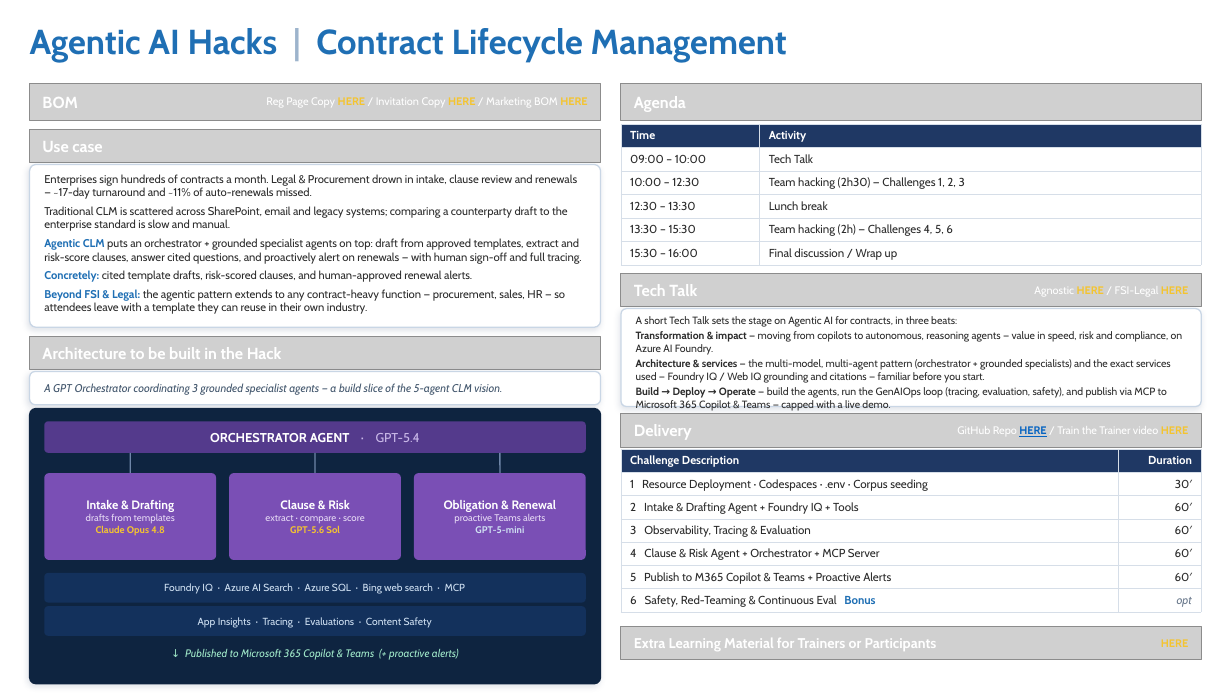
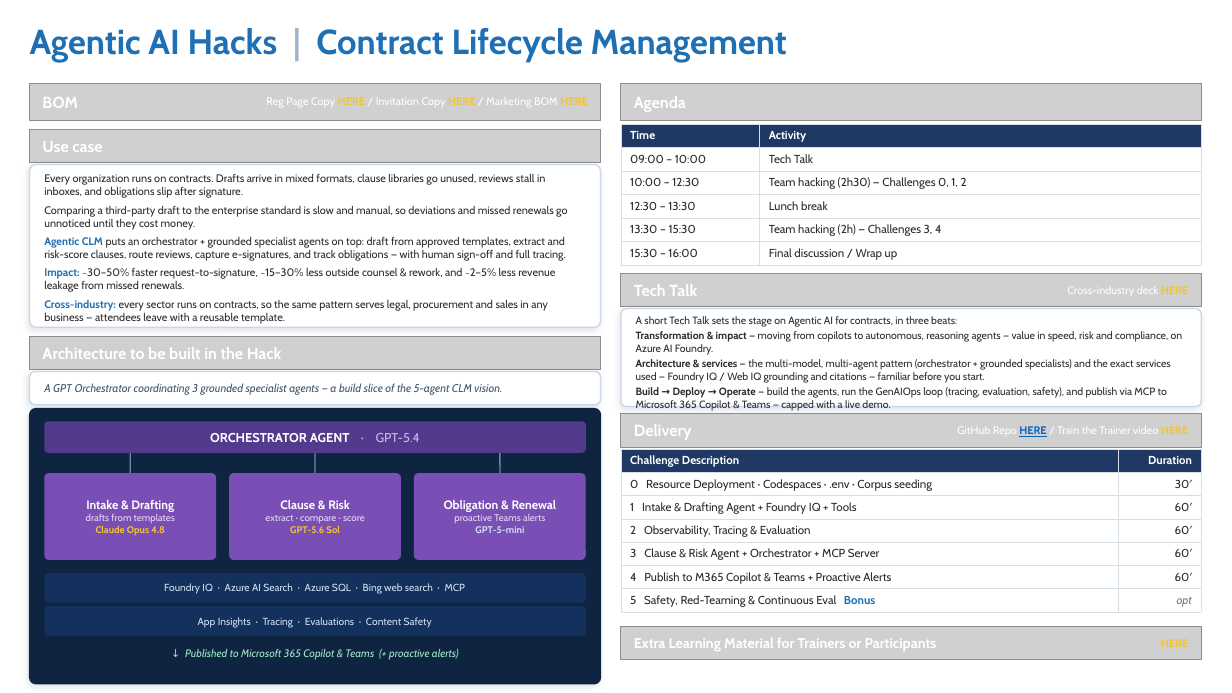
Before and after one commit to glejdis/microhack-aiagents, a slide deck: slide 1 of docs/marketing/CLM-Microhack-BOM.pptx. Drawn at 1232x693 pixels with LibreOffice and Linux fonts; fonts in the diff are those of the drawing; grey boxes stand for pictures; background and template pictures are left out. Boxes give left, top, right and bottom in pixels: in the first picture for what was removed or moved away, otherwise in the second. Text is boxed around its words. In the diff, an @@ line names an element or a change of style, - is before the commit and + after.

```diff
--- a/docs/marketing/CLM-Microhack-BOM.pptx
+++ b/docs/marketing/CLM-Microhack-BOM.pptx
@@ table at <box>621,124,1202,264</box> @@
-row 3, column 2: Team hacking (2h30) — Challenges 1, 2, 3
+row 3, column 2: Team hacking (2h30) — Challenges 0, 1, 2
-row 5, column 2: Team hacking (2h) — Challenges 4, 5, 6
+row 5, column 2: Team hacking (2h) — Challenges 3, 4
@@ text at <box>44,174,567,324</box>: text changed; size 8.8 to 8.5 pt @@
-Enterprises sign hundreds of contracts a month. Legal & Procurement drown in intake, clause review and renewals — ~17-day turnaround and ~11% of auto-renewals missed.
-Traditional CLM is scattered across SharePoint, email and legacy systems; comparing a counterparty draft to the enterprise standard is slow and manual.
-Agentic CLM puts an orchestrator + grounded specialist agents on top: draft from approved templates, extract and risk-score clauses, answer cited questions, and proactively alert on renewals — with human sign-off and full tracing.
-Concretely: cited template drafts, risk-scored clauses, and human-approved renewal alerts.
-Beyond FSI & Legal: the agentic pattern extends to any contract-heavy function — procurement, sales, HR — so attendees leave with a template they can reuse in their own industry.
+Every organization runs on contracts. Drafts arrive in mixed formats, clause libraries go unused, reviews stall in inboxes, and obligations slip after signature.
+Comparing a third-party draft to the enterprise standard is slow and manual, so deviations and missed renewals go unnoticed until they cost money.
+Agentic CLM puts an orchestrator + grounded specialist agents on top: draft from approved templates, extract and risk-score clauses, route reviews, capture e-signatures, and track obligations — with human sign-off and full tracing.
+Impact: ~30–50% faster request-to-signature, ~15–30% less outside counsel & rework, and ~2–5% less revenue leakage from missed renewals.
+Cross-industry: every sector runs on contracts, so the same pattern serves legal, procurement and sales in any business — attendees leave with a reusable template.
@@ text at <box>1067,286,1188,294</box>: text changed @@
-Agnostic HERE / FSI-Legal HERE
+Cross-industry deck HERE
@@ table at <box>621,449,1202,611</box> @@
-row 2, column 1: 1 Resource Deployment · Codespaces · .env · Corpus seeding
+row 2, column 1: 0 Resource Deployment · Codespaces · .env · Corpus seeding
-row 3, column 1: 2 Intake & Drafting Agent + Foundry IQ + Tools
+row 3, column 1: 1 Intake & Drafting Agent + Foundry IQ + Tools
-row 4, column 1: 3 Observability, Tracing & Evaluation
+row 4, column 1: 2 Observability, Tracing & Evaluation
-row 5, column 1: 4 Clause & Risk Agent + Orchestrator + MCP Server
+row 5, column 1: 3 Clause & Risk Agent + Orchestrator + MCP Server
-row 6, column 1: 5 Publish to M365 Copilot & Teams + Proactive Alerts
+row 6, column 1: 4 Publish to M365 Copilot & Teams + Proactive Alerts
-row 7, column 1: 6 Safety, Red-Teaming & Continuous Eval Bonus
+row 7, column 1: 5 Safety, Red-Teaming & Continuous Eval Bonus
```
